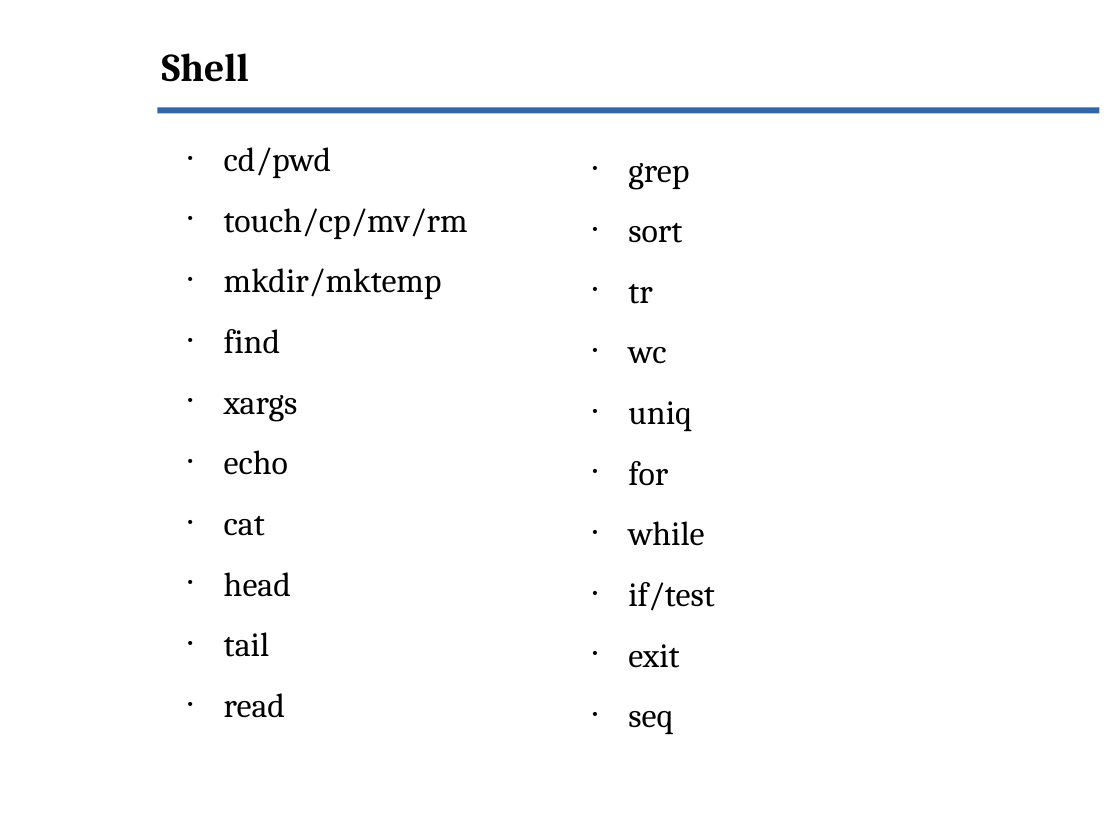
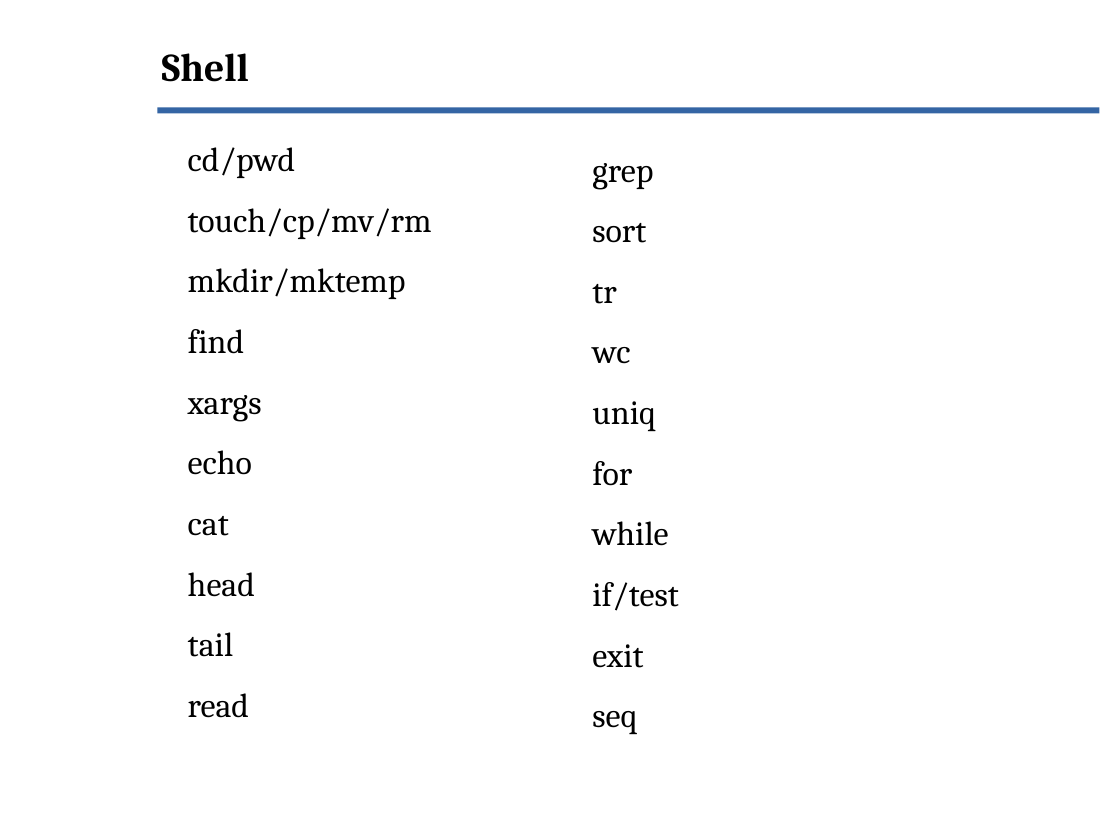
Before and after one commit to Evolix/evoformations, a slide deck: slide 53 of slides/connaissance_unix.odp. Drawn at 1120x840 pixels with LibreOffice and Linux fonts; fonts in the diff are those of the drawing; background and template pictures are left out. Boxes give left, top, right and bottom in pixels: in the first picture for what was removed or moved away, otherwise in the second. Text is boxed around its words. In the diff, an @@ line names an element or a change of style, - is before the commit and + after.

```diff
--- a/slides/connaissance_unix.odp
+++ b/slides/connaissance_unix.odp
@@ text "cd/pwd" at [188, 147, 432, 718]: bullet • to none @@
@@ text "grep" at [592, 163, 678, 735]: bullet • to none @@
```
Also in this commit, not shown: 8 other slides changed, 8 other files.
